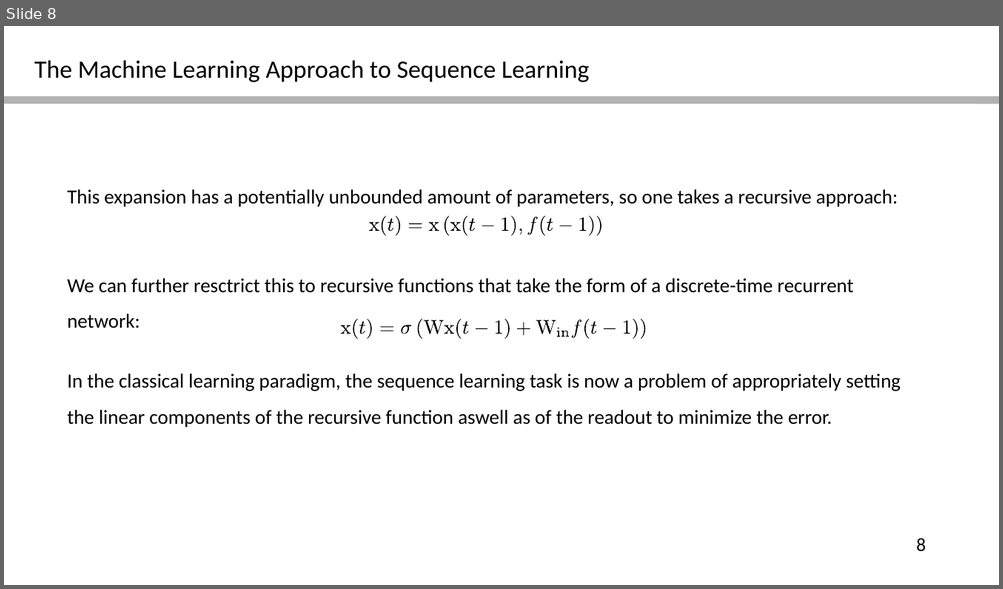
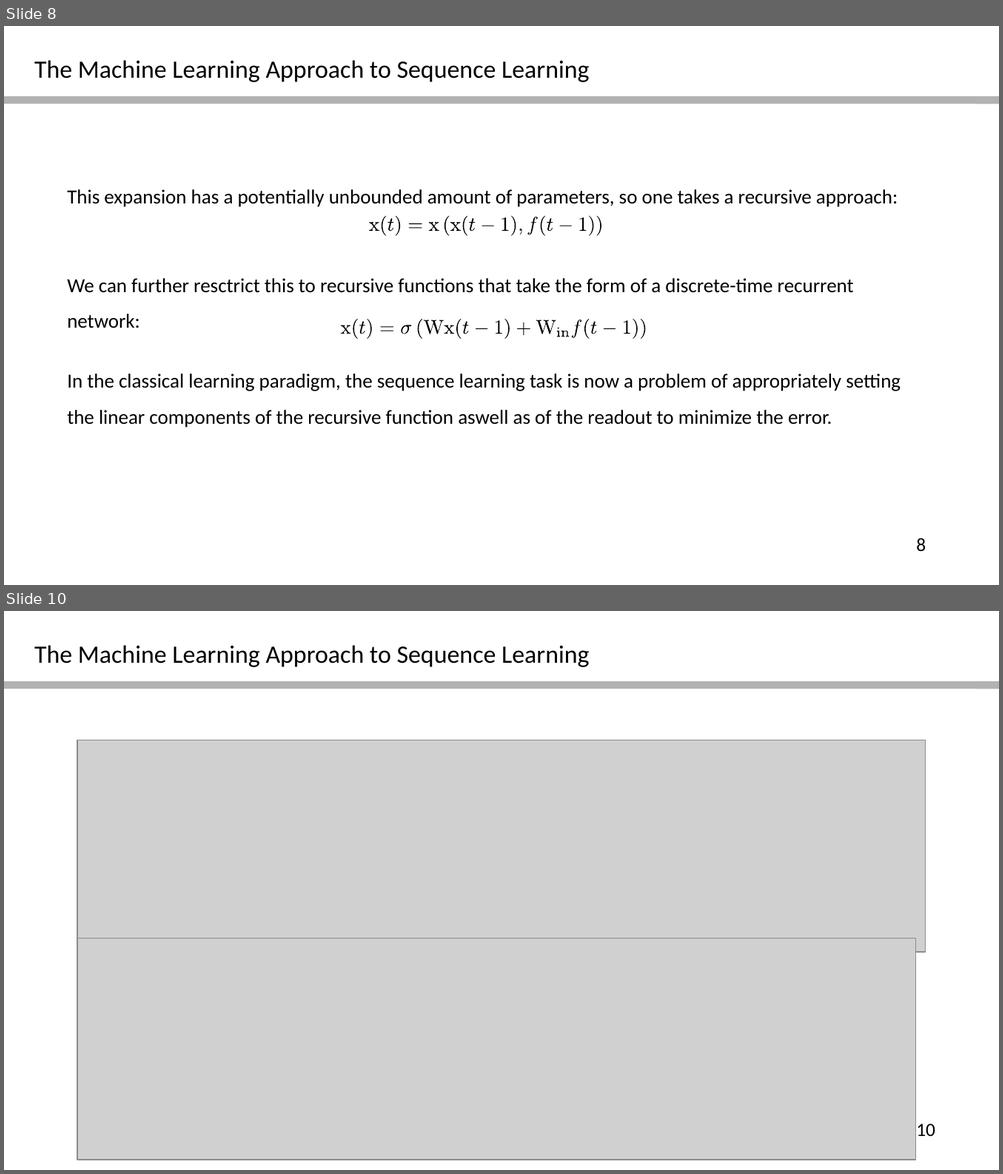
Before and after one commit to FabianSchubert/Elman_Net, a slide deck: notes/presentation/presentation.odp. Shown one above the other, each under a label of ours: slide 8 before the commit, slides 8 and 10 after it; the slides between them are not shown. The pictures are 1003x589 and 1003x1174 pixels, drawn with LibreOffice and Linux fonts; fonts in the diff are those of the drawing; grey boxes stand for pictures. Boxes give left, top, right and bottom in pixels: in the first picture for what was removed or moved away, otherwise in the second. Text is boxed around its words. In the diff, an @@ line names an element or a change of style, - is before the commit and + after.

```diff
--- a/notes/presentation/presentation.odp
+++ b/notes/presentation/presentation.odp
@@ slide 10 added at (4,611,999,1170), background #FFFFFF @@
@@ text added at (34,645,589,667), 20 pt, text #000000 @@
+The Machine Learning Approach to Sequence Learning
@@ line added from (4, 685) to (999, 685), #000000 6.01 pt @@
@@ picture added at (77,740,925,952) @@
@@ picture added at (77,939,916,1161) @@
@@ page number added at (916,1124,935,1136), 15 pt, text #000000 @@
+10
```
Also in this commit, not shown: 2 slides changed, 1 other slide added, 8 other files.
